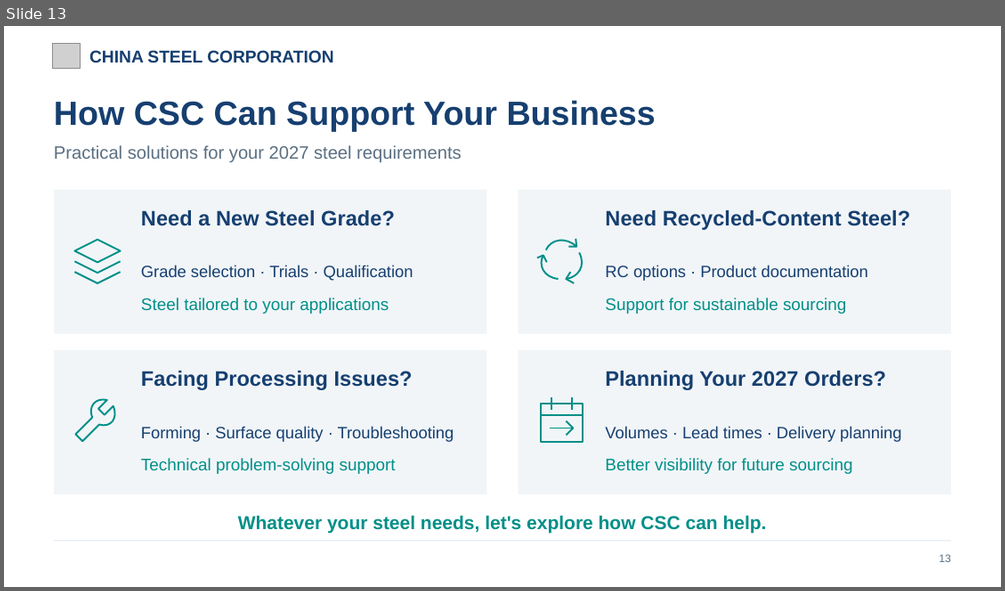
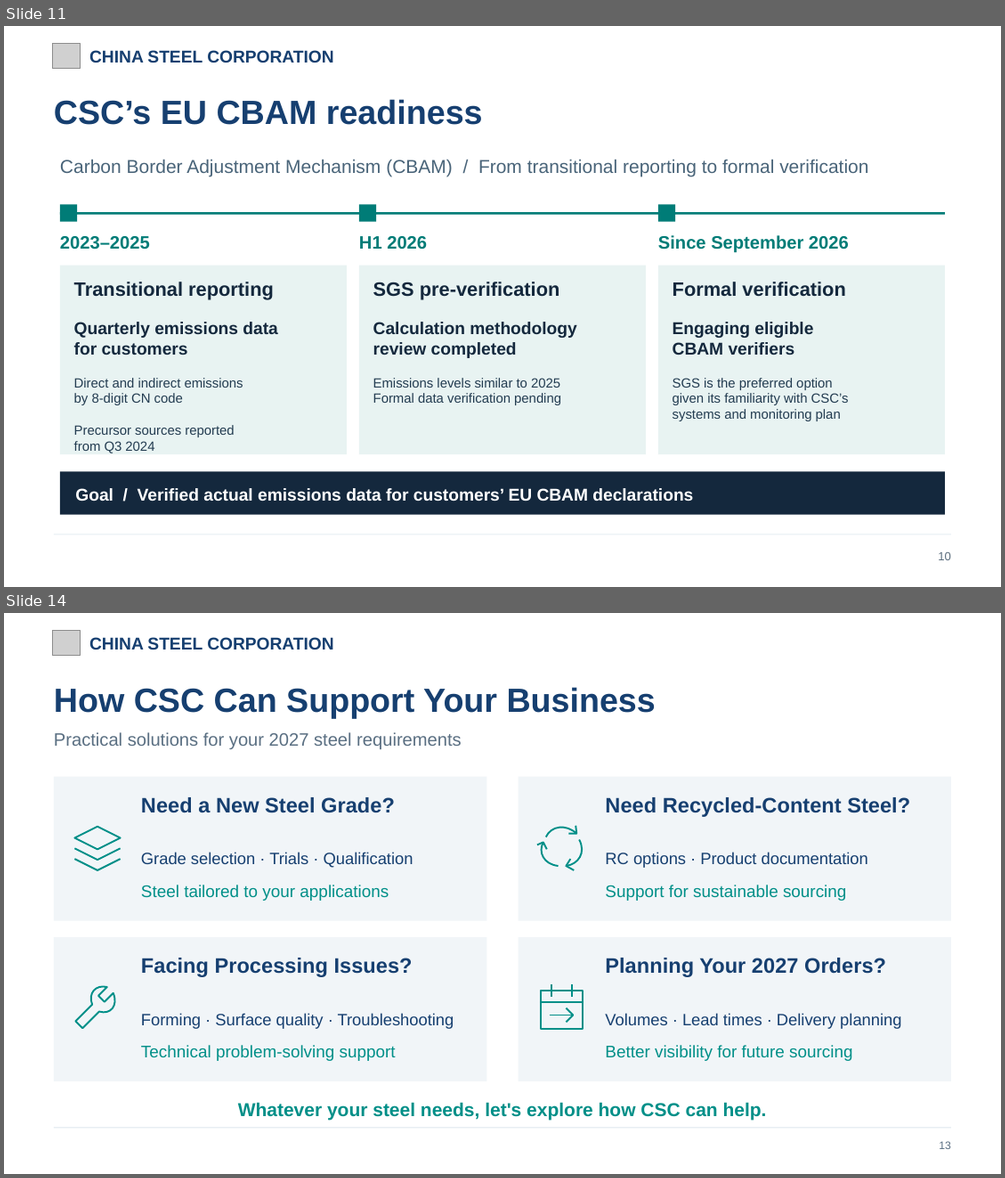
Before and after one commit to evawang0328/csc-germany-uk-trip-2026, a slide deck: CSC_Europe_Nov2026_20261109.pptx. Shown one above the other, each under a label of ours: slide 13 before the commit, slides 11 and 14 after it; the slides between them are not shown. The pictures are 1005x591 and 1005x1178 pixels, drawn with LibreOffice and Linux fonts; fonts in the diff are those of the drawing; grey boxes stand for pictures. Boxes give left, top, right and bottom in pixels: in the first picture for what was removed or moved away, otherwise in the second. Text is boxed around its words. In the diff, an @@ line names an element or a change of style, - is before the commit and + after.

```diff
--- a/CSC_Europe_Nov2026_20261109.pptx
+++ b/CSC_Europe_Nov2026_20261109.pptx
@@ slide 11 added at box(4, 26, 1001, 587), background #FFFFFF @@
@@ picture added at box(53, 43, 81, 69) @@
@@ text added at box(89, 50, 333, 63), 16.5 pt, text #163F70, bold @@
+CHINA STEEL CORPORATION
@@ text added at box(54, 99, 483, 125), 32.2 pt, text #163F70, bold @@
+CSC’s EU CBAM readiness
@@ text added at box(60, 160, 868, 176), 18 pt, text #496479 @@
+Carbon Border Adjustment Mechanism (CBAM) / From transitional reporting to formal verification
@@ rectangle added at box(60, 212, 945, 215), fill #007C77 @@
@@ rectangle added at box(60, 205, 77, 222), fill #007C77 @@
@@ rectangle added at box(359, 205, 376, 222), fill #007C77 @@
@@ rectangle added at box(658, 205, 676, 222), fill #007C77 @@
@@ text added at box(60, 236, 150, 249), 17.2 pt, text #007C77, bold @@
+2023–2025
@@ text added at box(359, 236, 427, 249), 17.2 pt, text #007C77, bold @@
+H1 2026
@@ text added at box(658, 235, 849, 253), 17.2 pt, text #007C77, bold @@
+Since September 2026
@@ rectangle added at box(60, 265, 347, 454), fill #E8F3F2 @@
@@ rectangle added at box(359, 265, 646, 454), fill #E8F3F2 @@
@@ rectangle added at box(658, 265, 945, 454), fill #E8F3F2 @@
@@ text added at box(74, 281, 274, 300), 18.8 pt, text #14283D, bold @@
+Transitional reporting
@@ text added at box(373, 281, 560, 300), 18.8 pt, text #14283D, bold @@
+SGS pre-verification
@@ text added at box(672, 281, 845, 297), 18.8 pt, text #14283D, bold @@
+Formal verification
@@ text added at box(74, 321, 277, 354), 16.5 pt, text #14283D, bold @@
+Quarterly emissions data
+for customers
@@ text added at box(373, 321, 576, 358), 16.5 pt, text #14283D, bold @@
+Calculation methodology
+review completed
@@ text added at box(672, 321, 813, 354), 16.5 pt, text #14283D, bold @@
+Engaging eligible
+CBAM verifiers
@@ text added at box(74, 378, 243, 453), 12.8 pt, text #233C51 @@
+Direct and indirect emissions
+by 8-digit CN code
+Precursor sources reported
+from Q3 2024
@@ text added at box(373, 378, 561, 405), 12.8 pt, text #233C51 @@
+Emissions levels similar to 2025
+Formal data verification pending
@@ text added at box(672, 378, 849, 421), 12.8 pt, text #233C51 @@
+SGS is the preferred option
+given its familiarity with CSC’s
+systems and monitoring plan
@@ rectangle added at box(60, 472, 945, 515), fill #14283D @@
@@ text added at box(75, 488, 693, 500), 16.5 pt, text #FFFFFF, bold @@
+Goal / Verified actual emissions data for customers’ EU CBAM declarations
@@ rectangle added at box(54, 534, 952, 534), fill #E5EDF3 @@
@@ text added at box(938, 552, 951, 560), 11.2 pt, text #5B6D7D @@
+10
@@ what was slide 13 is now slide 14 @@
```
Also in this commit, not shown: 4 slides changed, 1 other slide added, 1 slide removed, 1 other file.
